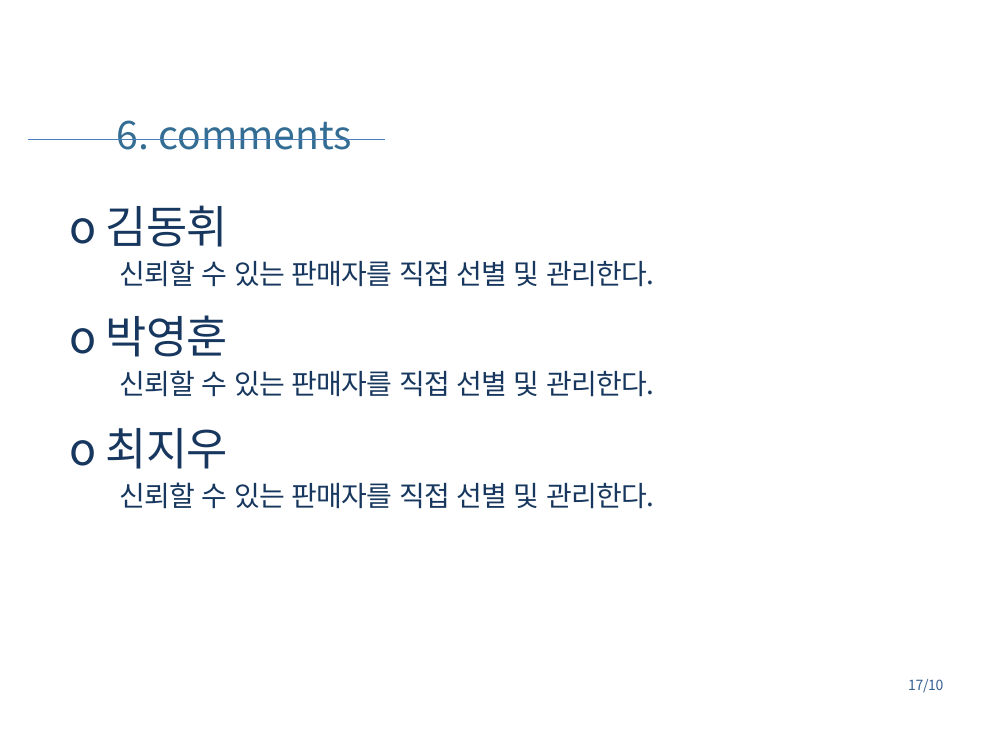
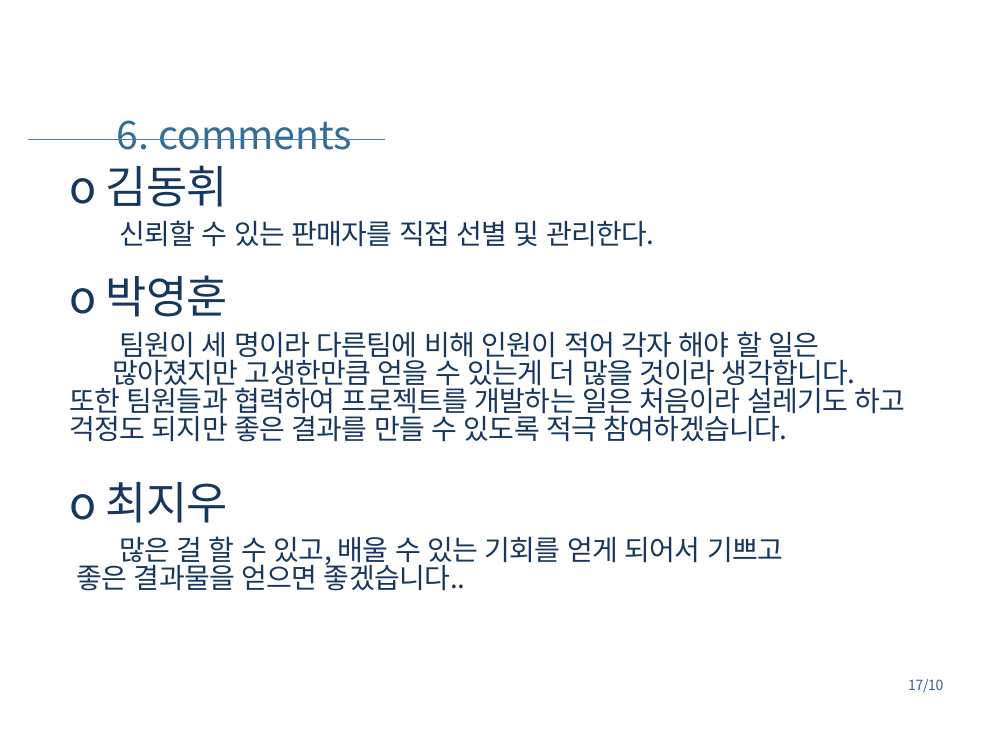
Before and after one commit to fellownew/project_workspace, a slide deck: slide 17 of docs/taommall v1.0.pptx. Drawn at 1008x756 pixels with LibreOffice and Linux fonts; fonts in the diff are those of the drawing; background and template pictures are left out. Boxes give left, top, right and bottom in pixels: in the first picture for what was removed or moved away, otherwise in the second. Text is boxed around its words. In the diff, an @@ line names an element or a change of style, - is before the commit and + after.

```diff
--- a/docs/taommall v1.0.pptx
+++ b/docs/taommall v1.0.pptx
@@ text "o 김동휘": place and size @@
-text "o 김동휘" at (69,205,655,287)
+text "o 김동휘" at (69,165,655,247)
@@ text "o 박영훈": place and size @@
-text "o 박영훈" at (69,315,655,397)
+text "o 박영훈" at (69,275,906,442)
@@ text at (69,331,906,442): text changed @@
-신뢰할 수 있는 판매자를 직접 선별 및 관리한다.
+팀원이 세 명이라 다른팀에 비해 인원이 적어 각자 해야 할 일은 많아졌지만 고생한만큼 얻을 수 있는게 더 많을 것이라 생각합니다.
+또한 팀원들과 협력하여 프로젝트를 개발하는 일은 처음이라 설레기도 하고 걱정도 되지만 좋은 결과를 만들 수 있도록 적극 참여하겠습니다.
@@ text "o 최지우": place and size @@
-text "o 최지우" at (69,428,655,509)
+text "o 최지우" at (69,482,783,591)
@@ text at (76,536,783,591): text changed @@
-신뢰할 수 있는 판매자를 직접 선별 및 관리한다.
+많은 걸 할 수 있고, 배울 수 있는 기회를 얻게 되어서 기쁘고
+좋은 결과물을 얻으면 좋겠습니다..
```
Also in this commit, not shown: 1 other slide changed, 11 other files.
